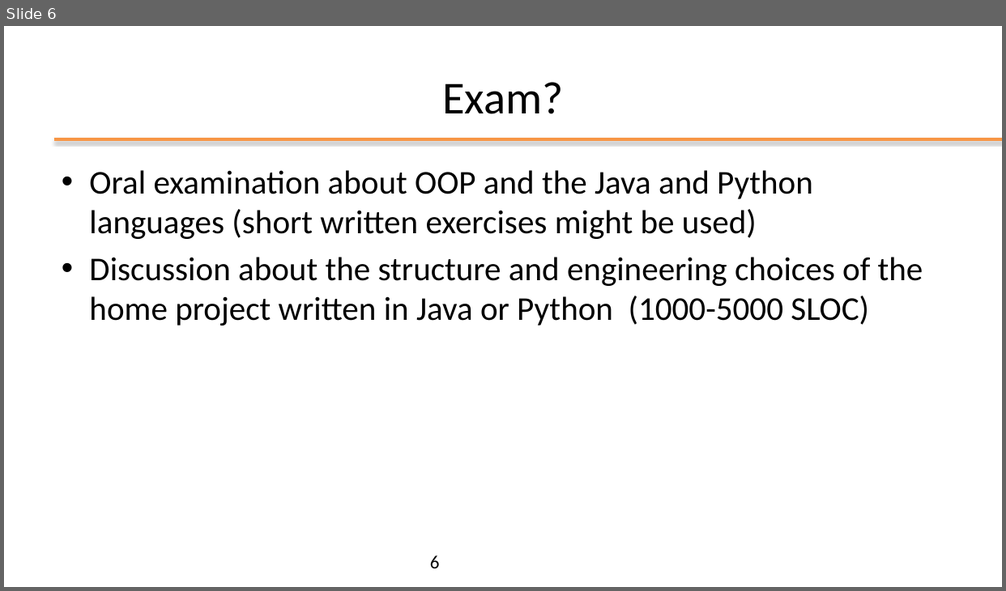
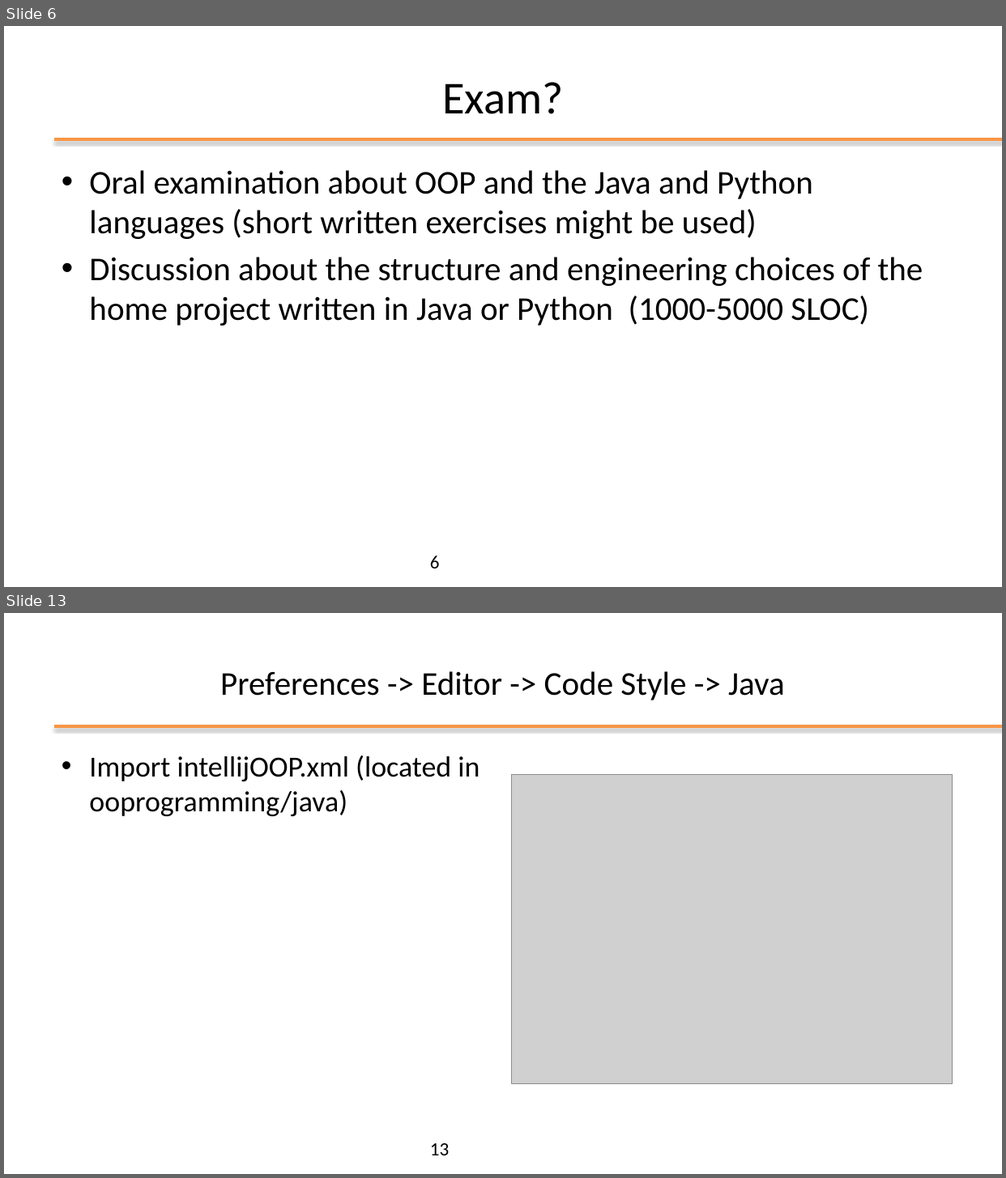
Before and after one commit to plctechnician/ooprogramming, a slide deck: java/slides/ppt/00 - Java Course Introduction.pptx. Shown one above the other, each under a label of ours: slide 6 before the commit, slides 6 and 13 after it; the slides between them are not shown. The pictures are 1006x591 and 1006x1178 pixels, drawn with LibreOffice and Linux fonts; fonts in the diff are those of the drawing; grey boxes stand for pictures; background and template pictures are left out. Boxes give left, top, right and bottom in pixels: in the first picture for what was removed or moved away, otherwise in the second. Text is boxed around its words. In the diff, an @@ line names an element or a change of style, - is before the commit and + after.

```diff
--- a/java/slides/ppt/00 - Java Course Introduction.pptx
+++ b/java/slides/ppt/00 - Java Course Introduction.pptx
@@ slide 13 added at (4, 613, 1002, 1174), background #FFFFFF; not listed: 1 template element that a slide beside it also shows @@
@@ title added at (220, 671, 785, 700), 32 pt, text #000000 @@
+Preferences -> Editor -> Code Style -> Java
@@ text added at (89, 756, 479, 816), 28 pt, text #000000 @@
+• Import intellijOOP.xml (located in ooprogramming/java)
@@ picture added at (512, 775, 953, 1084) @@
@@ page number added at (430, 1144, 449, 1156), 18 pt, text #000000 @@
+13
```
Also in this commit, not shown: 2 slides changed, 6 other slides added, 2 other files.
